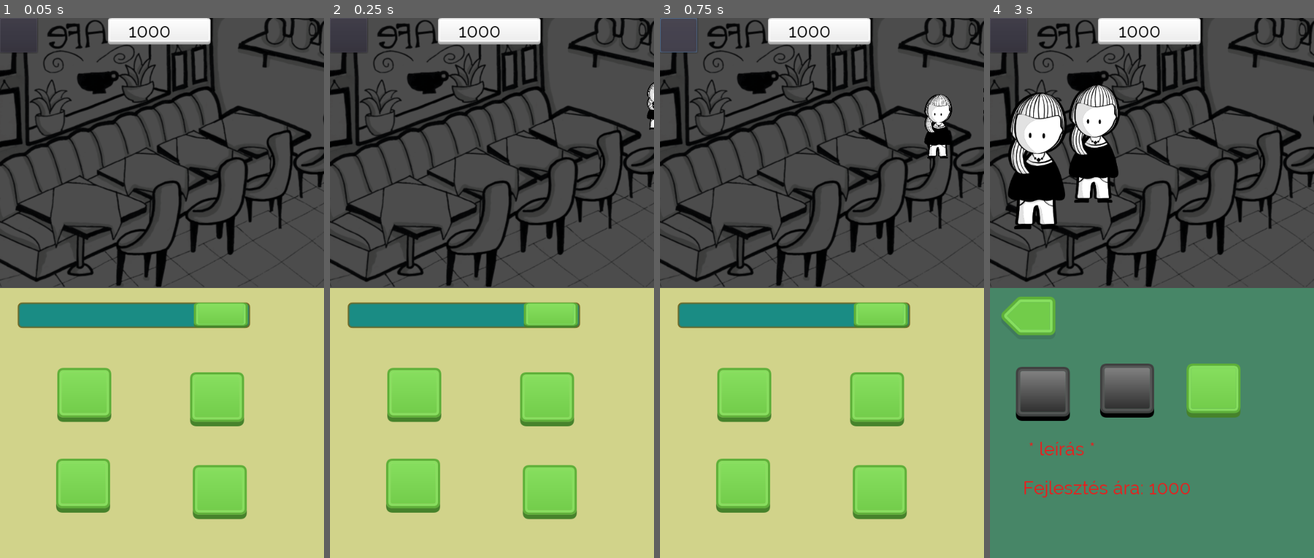
Above: before the commit, frames 1-4 (left to right).
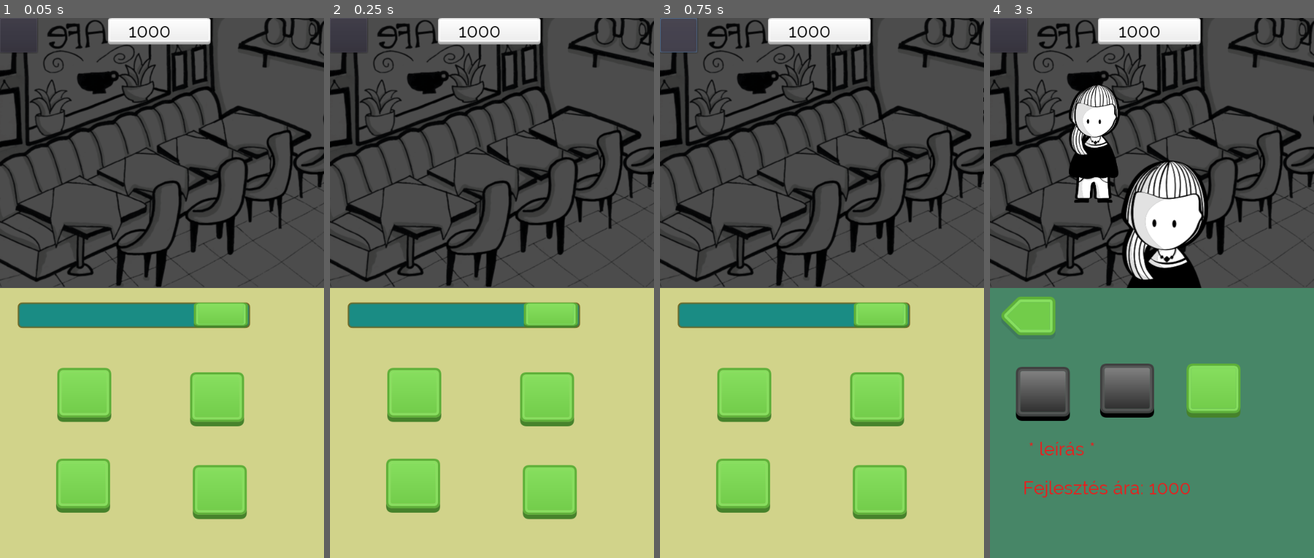
Above: after the commit, the same moments.

Repository: Balint197/BankToTheFuture2021
Game: Godot game, scene res://UI.tscn
Two runs of this game, one before a commit and one after it. Both use one fixed random seed, a clock stepped at 60 frames per second and the inputs below.
Inputs (mouse positions are in pixels of both pictures, inside the frame that each line leads up to):
- Up to frame 1 (0.05 s): no input
- Up to frame 2 (0.25 s): no input
- Up to frame 3 (0.75 s): click (679, 34) at 0.5 s
- Up to frame 4 (3 s): click (1074, 396) at 1.25 s; click (1035, 396) at 2 s; click (1126, 390) at 2.75 s

Frame 1 is identical in both runs. In frame 2, 0.1% of the frame differs, in the area x 97-100%, y 11-21%; in frame 3, 0.7%; in frame 4, 8.0%, in the area x 5-68%, y 13-50%.
Error before the commit: Invalid get index 'Customer_0' (on base: 'Dictionary'). (res://Customer.gd:72)

Commit message:
integrating v1

Diff:
--- a/UI.gd
+++ b/UI.gd
@@ -12,8 +12,7 @@
 		1:
 			get_tree().change_scene("res://dayEnd2.tscn")
 		2:
-			get_tree().change_scene("rres://dayEnd3.tscn")
+			get_tree().change_scene("res://dayEnd3.tscn")
 
-
-func _on_DayTimer_timeout():
+func _on_controller_dayElapsed():
 	endOfDay()
--- a/UI.tscn
+++ b/UI.tscn
@@ -9,6 +9,7 @@
 [ext_resource path="res://assets/buttons/backarrow.png" type="Texture" id=7]
 [ext_resource path="res://assets/fonts/font.tres" type="DynamicFont" id=8]
 [ext_resource path="res://assets/buttons/disabled.png" type="Texture" id=9]
+[ext_resource path="res://UI.gd" type="Script" id=10]
 
 [sub_resource type="StyleBoxTexture" id=1]
 texture = ExtResource( 5 )
@@ -69,6 +70,7 @@
 [node name="UI" type="Control"]
 anchor_right = 1.0
 anchor_bottom = 1.0
+script = ExtResource( 10 )
 __meta__ = {
 "_edit_use_anchors_": false
 }
@@ -77,7 +79,7 @@
 position = Vector2( 16.0182, -133.484 )
 
 [node name="DayTimer" type="Timer" parent="controller"]
-wait_time = 5.0
+wait_time = 20.0
 one_shot = true
 
 [node name="FrameUpdateTimer" type="Timer" parent="controller"]
@@ -474,8 +476,29 @@
 "_edit_lock_": true,
 "_edit_use_anchors_": false
 }
+[connection signal="customeShallPay" from="controller" to="ViewportContainer/Viewport/gameUI" method="_on_controller_customeShallPay"]
+[connection signal="customerComesIn" from="controller" to="ViewportContainer/Viewport/gameUI" method="_on_controller_customerComesIn"]
+[connection signal="customerFinished" from="controller" to="ViewportContainer/Viewport/gameUI" method="_on_controller_customerFinished"]
+[connection signal="dayElapsed" from="controller" to="." method="_on_controller_dayElapsed"]
+[connection signal="dayElapsed" from="controller" to="ViewportContainer/Viewport/gameUI" method="_on_controller_dayElapsed"]
+[connection signal="firstCustomerComesIn" from="controller" to="ViewportContainer/Viewport/gameUI" method="_on_controller_firstCustomerComesIn"]
+[connection signal="nextCustomerToDesk" from="controller" to="ViewportContainer/Viewport/gameUI" method="_on_controller_nextCustomerToDesk"]
+[connection signal="showSpecial" from="controller" to="ViewportContainer/Viewport/gameUI" method="_on_controller_showSpecial"]
+[connection signal="startInteraction" from="controller" to="ViewportContainer/Viewport/gameUI" method="_on_controller_startInteraction"]
+[connection signal="waitForChange" from="controller" to="ViewportContainer/Viewport/gameUI" method="_on_controller_waitForChange"]
 [connection signal="timeout" from="controller/DayTimer" to="controller" method="_on_DayTimer_timeout"]
 [connection signal="timeout" from="controller/FrameUpdateTimer" to="controller" method="_on_FrameUpdateTimer_timeout"]
+[connection signal="changeClaimed" from="ViewportContainer/Viewport/gameUI" to="controller" method="_on_gameUI_changeClaimed"]
+[connection signal="customerDone" from="ViewportContainer/Viewport/gameUI" to="controller" method="_on_gameUI_customerDone"]
+[connection signal="firstCustomerCameIn" from="ViewportContainer/Viewport/gameUI" to="controller" method="_on_gameUI_firstCustomerCameIn"]
+[connection signal="hasGoneOut" from="ViewportContainer/Viewport/gameUI" to="controller" method="_on_gameUI_hasGoneOut"]
+[connection signal="hasPayed" from="ViewportContainer/Viewport/gameUI" to="controller" method="_on_gameUI_hasPayed"]
+[connection signal="nextCustomerArrivedToDesk" from="ViewportContainer/Viewport/gameUI" to="controller" method="_on_gameUI_nextCustomerArrivedToDesk"]
+[connection signal="nextCustomerCanComeToDesk" from="ViewportContainer/Viewport/gameUI" to="controller" method="_on_gameUI_nextCustomerCanComeToDesk"]
+[connection signal="noCard" from="ViewportContainer/Viewport/gameUI" to="controller" method="_on_gameUI_noCard"]
+[connection signal="noSpecial" from="ViewportContainer/Viewport/gameUI" to="controller" method="_on_gameUI_noSpecial"]
+[connection signal="specialsDone" from="ViewportContainer/Viewport/gameUI" to="controller" method="_on_gameUI_specialsDone"]
+[connection signal="startOfInteractionDone" from="ViewportContainer/Viewport/gameUI" to="controller" method="_on_gameUI_startOfInteractionDone"]
 [connection signal="button_up" from="ColorRect/TextureButton" to="ColorRect" method="_on_TextureButton_button_up"]
 [connection signal="button_up" from="ColorRect/TextureButton2" to="ColorRect" method="_on_TextureButton2_button_up"]
 [connection signal="button_up" from="ColorRect/TextureButton3" to="ColorRect" method="_on_TextureButton3_button_up"]
--- a/characters.tscn
+++ b/characters.tscn
@@ -18,8 +18,7 @@
 "values": [ Vector2( 0, 0 ), Vector2( 500, 0 ) ]
 }
 
-[sub_resource type="Animation" id=1]
-resource_name = "walk_forward"
+[sub_resource type="Animation" id=2]
 length = 5.0
 tracks/0/type = "value"
 tracks/0/path = NodePath(".:unit_offset")
@@ -42,6 +41,6 @@
 offset = Vector2( 0, -5 )
 
 [node name="AnimationPlayer" type="AnimationPlayer" parent="."]
-anims/walkOut = SubResource( 2 )
-anims/walk_forward = SubResource( 1 )
+anims/walkOut = SubResource( 1 )
+anims/walk_forward = SubResource( 2 )
 [connection signal="animation_finished" from="AnimationPlayer" to="." method="_on_AnimationPlayer_animation_finished"]
--- a/controller.gd
+++ b/controller.gd
@@ -176,10 +176,10 @@
 			print(mainState)
 			nextState = DAY_RUNNING
 			if DEBUG:
-				myBuffet.addCustomer(customerClass.new('Customer_0'))
-				firstCustomerCameIn = true
-				myBuffet.addCustomer(customerClass.new('Customer_0'))
-				myBuffet.addCustomer(customerClass.new('Customer_0'))
+				myBuffet.addCustomer(customerClass.new('POOR'))
+				nextCustomerCanComeToDesk = true
+				myBuffet.addCustomer(customerClass.new('POOR'))
+				myBuffet.addCustomer(customerClass.new('POOR'))
 		DAY_RUNNING:
 			#collect ui data
 			collectUIData()
@@ -208,9 +208,9 @@
 	var nextState = interactionState
 	match interactionState:
 		NO_CUSTOMER:
-			if firstCustomerCameIn:
-				firstCustomerCameIn = false
-				emit_signal("firstCustomerComesIn", myBuffet.numOfCustomersToDisplay)
+#			if firstCustomerCameIn:
+#				firstCustomerCameIn = false
+#				emit_signal("firstCustomerComesIn")#, myBuffet.numOfCustomersToDisplay)
 			if nextCustomerCanComeToDesk:
 				nextState = CUSTOMER_APPROACHING
 				nextCustomerCanComeToDesk = false
@@ -268,3 +268,47 @@
 	print("Day elapsed")
 	isDayElapsed = true
 	emit_signal("dayElapsed")
+
+
+func _on_gameUI_customerDone():
+	pass # UI-os
+
+
+func _on_gameUI_changeClaimed():
+	changeClaimed = true
+
+
+func _on_gameUI_firstCustomerCameIn():
+	firstCustomerCameIn = true
+
+
+func _on_gameUI_hasGoneOut():
+	hasGoneOut = true
+
+
+func _on_gameUI_hasPayed():
+	hasPayed = true
+
+
+func _on_gameUI_nextCustomerArrivedToDesk():
+	nextCustomerArrivedToDesk = true
+
+
+func _on_gameUI_nextCustomerCanComeToDesk():
+	nextCustomerCanComeToDesk = true
+
+
+func _on_gameUI_noCard():
+	noCard = true
+
+
+func _on_gameUI_noSpecial():
+	noSpecial = true
+
+
+func _on_gameUI_specialsDone():
+	specialsDone = true
+
+
+func _on_gameUI_startOfInteractionDone():
+	startOfInteractionDone = true
--- a/gameUI.gd
+++ b/gameUI.gd
@@ -8,11 +8,26 @@
 var maxZ = 0
 #path: 1->0
 
+var firstCustomer = 0
+
+signal customerDone
+signal firstCustomerCameIn
+signal nextCustomerCanComeToDesk
+signal nextCustomerArrivedToDesk
+signal startOfInteractionDone
+signal noSpecial
+signal specialsDone
+signal hasPayed
+signal changeClaimed
+signal hasGoneOut
+signal noCard
+
+
 func _ready():
-	var customer = Customer.instance()
-	$Path2D.add_child(customer)
-	customer.connect("ordering", self, "handleOrder")
-	customer.get_node("AnimationPlayer").play("walk_forward")
+#	var customer = Customer.instance()
+#	$Path2D.add_child(customer)
+#	customer.connect("ordering", self, "handleOrder")
+#	customer.get_node("AnimationPlayer").play("walk_forward")
 
 	walkForward()
 	pass
@@ -30,11 +45,15 @@
 				maxZ = i.z_index
 
 		if maxOffset < 0.9:
+			if firstCustomer == 0:
+				firstCustomer = 1
+				emit_signal("nextCustomerCanComeToDesk")
 			var customer = Customer.instance()
 			$Path2D.add_child(customer)
 			customer.connect("ordering", self, "handleOrder")
 			customer.get_node("AnimationPlayer").play("walk_forward")
 			customer.z_index = maxZ - 1
+
 
 	if ordering == 1:
 		buffer += 1
@@ -56,6 +75,8 @@
 func startMiniGame():
 	$Button.visible = true
 	$Button.disabled = false
+	emit_signal("nextCustomerArrivedToDesk")
+	emit_signal("nextCustomerCanComeToDesk")
 
 func _on_Button_pressed():
 	$Button.visible = false
@@ -64,6 +85,9 @@
 
 func endMiniGame():
 	ordering = 0
+	emit_signal("customerDone")
+	emit_signal("nextCustomerCanComeToDesk")
+	emit_signal("hasPayed")
 	if buffer > 0:
 		newCustomer()
 		buffer -= 1
@@ -82,3 +106,42 @@
 
 func _on_controller_newCustomer():
 	pass # Replace with function body.
+
+
+func _on_controller_firstCustomerComesIn():
+	newCustomer()
+
+
+func _on_controller_nextCustomerToDesk():
+	newCustomer()
+	# emit_signal("nextCustomerArrivedToDesk")
+
+
+func _on_controller_customeShallPay():
+	pass
+
+
+func _on_controller_customerComesIn():
+	emit_signal("nextCustomerCanComeToDesk")
+
+
+func _on_controller_customerFinished():
+	emit_signal("hasGoneOut")
+
+
+func _on_controller_dayElapsed():
+	pass # Replace with function body.
+
+
+func _on_controller_showSpecial():
+	emit_signal("specialsDone")
+	# emit_signal("noSpecial")
+	# @TODO későbbi bővítés, pl kártya
+
+
+func _on_controller_startInteraction():
+	emit_signal("startOfInteractionDone")
+
+
+func _on_controller_waitForChange():
+	emit_signal("changeClaimed")
Not shown: 1 places in UI.tscn that only renumber resources
Not shown: 1 places in characters.tscn that only renumber resources
